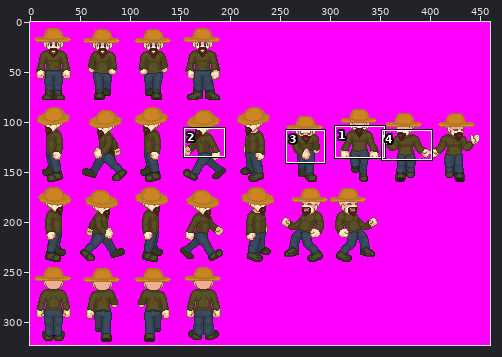
Sprite sheet -- theScientist/TileGame/TileGameContent/Sprite/Bjorn_Try_Farmer.png. Above, an overview of the earlier version with the close-up marked.
Close-up. Before the commit:
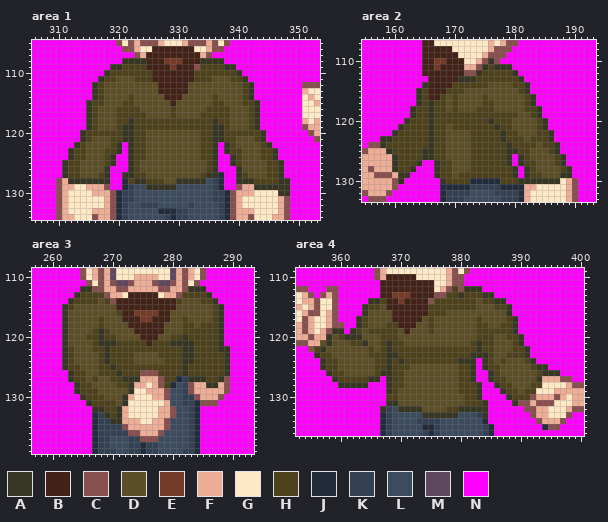
The file is 460x323 pixels. Colours within 5 levels of each other are drawn and written as one. Shown: area 1: x 306..353, y 105..134; area 2: x 155..193, y 107..133; area 3: x 257..293, y 109..139; area 4: x 353..400, y 109..136. The commit also changed other parts of the picture, which this record leaves out.
Palette (. is transparent): A #373622  B #432217  C #874f4d  D #5c4e27  E #743b28  F #eead96  G #ffe8c6  H #4e421d  J #232c3b  K #344053  L #3d4b5f  M #5e475f  N #ff00ff
After the commit:
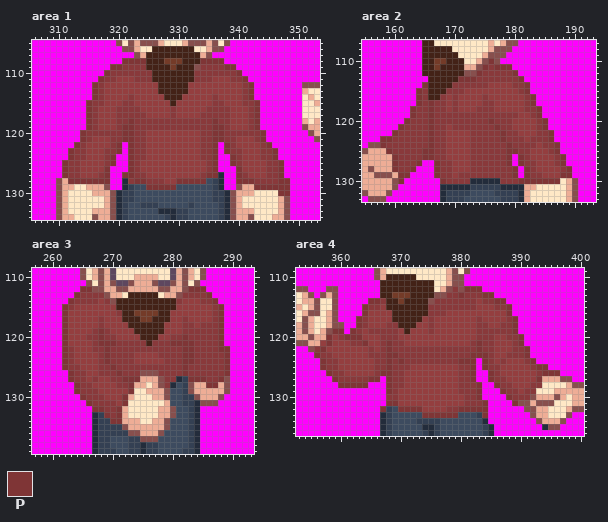
Colours new in this view: P #7f3536
What changed:
colour D: #5c4e27 -> #943e3f
colour H: #4e421d -> #89393b
Area 1:
y 108: x 321..324 AAAA -> PPPP; x 334..337 AAAA -> PPPP
y 109: x 319..320 AA -> PP; x 338..339 AA -> PP
y 110: x 318 A -> P; x 340 A -> P
y 111: x 317 A -> P; x 341 A -> P
y 112..114: x 316 A -> P; x 342 A -> P
y 115..117: x 315 A -> P; x 343 A -> P
y 118: x 315 A -> P; x 322 A -> P; x 336 A -> P; x 343 A -> P
y 119: x 315 A -> P; x 321..322 AA -> PP; x 336..337 AA -> PP; x 343 A -> P
y 120..121: x 314 A -> P; x 321..322 AA -> PP; x 336..337 AA -> PP; x 344 A -> P
y 122: x 313 A -> P; x 320 A -> P; x 322 A -> P; x 336 A -> P; x 338 A -> P; x 345 A -> P
y 123: x 312 A -> P; x 320 A -> P; x 322 A -> P; x 336 A -> P; x 338 A -> P; x 346 A -> P
y 124: x 312 A -> P; x 319 A -> P; x 322 A -> P; x 336 A -> P; x 339 A -> P; x 346 A -> P
y 125: x 311 A -> P; x 319 A -> P; x 322 A -> P; x 336 A -> P; x 339 A -> P; x 347 A -> P
y 126: x 311 A -> P; x 318 A -> P; x 322 A -> P; x 336 A -> P; x 340 A -> P; x 347 A -> P
y 127: x 311 A -> P; x 318 A -> P; x 321..322 AA -> PP; x 335..336 AA -> PP; x 340 A -> P; x 347 A -> P
y 128: x 312..318 AAAAAAA -> PPPPPPP; x 323..324 AA -> PP; x 330..334 AAAAA -> PPPPP; x 340..342 AAA -> PPP; x 347..348 AA -> PP
y 129: x 325..329 AAAAA -> PPPPP; x 343..348 AAAAAA -> PPPPPP
y 130: x 347..348 AA -> PP
Area 2:
y 110: x 176 A -> P
y 111: x 175 A -> P; x 177..179 AAA -> PPP
y 112: x 174 A -> P; x 180 A -> P
y 113: x 171..173 AAA -> PPP; x 181 A -> P
y 114: x 165 A -> P; x 182 A -> P
y 115: x 164 A -> P; x 182 A -> P
y 116: x 164 A -> P; x 183 A -> P
y 117: x 164 A -> P; x 166 A -> P; x 183 A -> P
y 118..119: x 163 A -> P; x 166 A -> P; x 184 A -> P
y 120: x 162 A -> P; x 166 A -> P; x 176 A -> P; x 185 A -> P
y 121: x 161 A -> P; x 166 A -> P; x 177 A -> P; x 185 A -> P
y 122: x 160 A -> P; x 166 A -> P; x 178 A -> P; x 186 A -> P
y 123: x 158..159 AA -> PP; x 166 A -> P; x 178 A -> P; x 186 A -> P
y 124: x 158 A -> P; x 166 A -> P; x 179 A -> P; x 187 A -> P
y 125: x 159 A -> P; x 165..166 AA -> PP; x 179..180 AA -> PP; x 187 A -> P
y 126: x 160 A -> P; x 165..166 AA -> PP; x 179 A -> P; x 181 A -> P; x 188 A -> P
y 127: x 160 A -> P; x 164 A -> P; x 167 A -> P; x 179 A -> P; x 181 A -> P; x 188 A -> P
y 128: x 160 A -> P; x 163 A -> P; x 167 A -> P; x 180 A -> P; x 182 A -> P; x 189 A -> P
y 129: x 161..162 AA -> PP; x 167 A -> P; x 180 A -> P; x 182 A -> P; x 188..189 AA -> PP
y 130: x 161 A -> P; x 168 A -> P; x 181..187 AAAAAAA -> PPPPPPP
Area 3:
y 112: x 265..266 AA -> PP; x 283..285 AAA -> PPP
y 113: x 264 A -> P; x 286 A -> P
y 114: x 263 A -> P; x 287 A -> P
y 115..118: x 262 A -> P; x 288 A -> P
y 119: x 262 A -> P; x 268 A -> P; x 288 A -> P
y 120: x 262 A -> P; x 268 A -> P; x 282 A -> P; x 288 A -> P
y 121: x 262 A -> P; x 268..270 AAA -> PPP; x 280..283 AAAA -> PPPP; x 288 A -> P
y 122: x 262 A -> P; x 269 A -> P; x 282..283 AA -> PP; x 288..289 AA -> PP
y 123..124: x 262 A -> P; x 269 A -> P; x 282..283 AA -> PP; x 289 A -> P
y 125: x 262 A -> P; x 270 A -> P; x 282 A -> P; x 289 A -> P
y 126: x 263 A -> P; x 271 A -> P; x 282 A -> P; x 289 A -> P
y 127: x 263 A -> P; x 272..274 AAA -> PPP; x 283..285 AAA -> PPP; x 288 A -> P
y 128: x 264 A -> P; x 273 A -> P; x 286..287 AA -> PP
y 129: x 264 A -> P; x 273 A -> P
y 130: x 265 A -> P; x 272 A -> P
y 131: x 266 A -> P; x 272 A -> P
y 132: x 267..268 AA -> PP; x 271 A -> P
y 133: x 269 A -> P; x 271 A -> P
y 134: x 270..271 AA -> PP
Area 4:
y 112: x 381..383 AAA -> PPP
y 113: x 380 A -> P; x 384..385 AA -> PP
y 114: x 365..366 AA -> PP; x 386..387 AA -> PP
y 115..116: x 364 A -> P; x 388 A -> P
y 117..118: x 363 A -> P; x 389 A -> P
y 119: x 359..360 AA -> PP; x 362 A -> P; x 389 A -> P
y 120: x 358 A -> P; x 361..363 AAA -> PPP; x 390 A -> P
y 121: x 358 A -> P; x 364 A -> P; x 368 A -> P; x 383 A -> P; x 390 A -> P
y 122: x 357 A -> P; x 368 A -> P; x 383 A -> P; x 391 A -> P
y 123: x 356 A -> P; x 368..369 AA -> PP; x 382..384 AAA -> PPP; x 391 A -> P
y 124: x 357 A -> P; x 368 A -> P; x 370 A -> P; x 380..382 AAA -> PPP; x 384 A -> P; x 392 A -> P
y 125: x 357 A -> P; x 368 A -> P; x 382 A -> P; x 384 A -> P; x 393..394 AA -> PP
y 126: x 358 A -> P; x 367..368 AA -> PP; x 382 A -> P; x 385 A -> P; x 394..396 AAA -> PPP
y 127: x 359 A -> P; x 365..366 AA -> PP; x 368 A -> P; x 382 A -> P; x 385 A -> P; x 393 A -> P
y 128: x 360..364 AAAAA -> PPPPP; x 368 A -> P; x 383 A -> P; x 386 A -> P
y 129: x 368 A -> P; x 383 A -> P; x 387 A -> P
y 130: x 383 A -> P; x 388 A -> P
y 131: x 368..369 AA -> PP; x 384 A -> P; x 389 A -> P
y 132: x 367 A -> P; x 370..373 AAAA -> PPPP; x 380..384 AAAAA -> PPPPP
y 133: x 374..379 AAAAAA -> PPPPPP; x 384 A -> P
Changed places in both close-ups, as pixel boxes (x1, y1, x2, y2):
changed: (62, 58, 290, 196)
changed: (380, 58, 572, 184)
changed: (62, 286, 230, 424)
changed: (314, 286, 560, 418)
